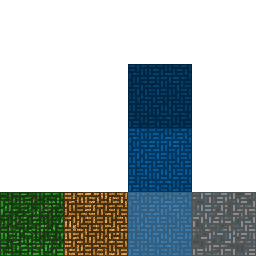
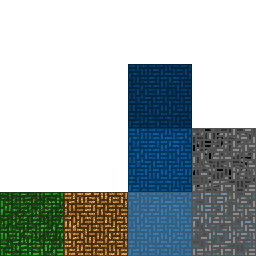
The second w=256, h=256 image is a revision of the first. Changes to its layers:
added layer "CoalTexture" in group "BiomesGroup" over [192, 128, 256, 192]
